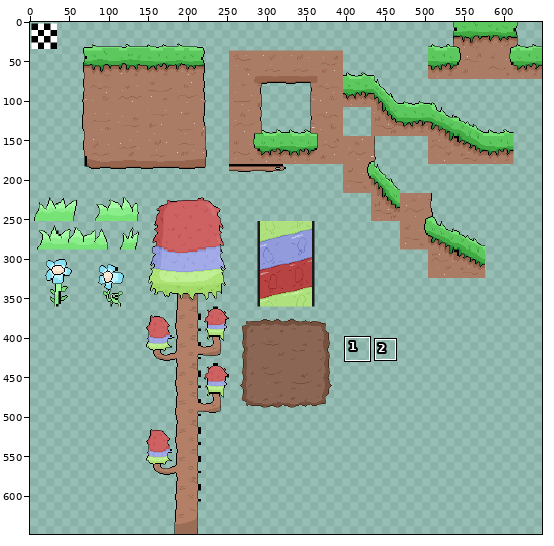
One commit to this sprite sheet: tilesets/ts_c3area1/output_tileset.png. Above: a wide view before the commit, with the close-up outlined.
Close-up. First the earlier version:
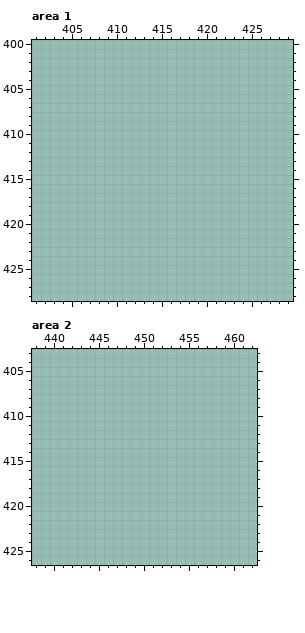
The file is 648x648 pixels. Colours within 5 levels of each other are drawn and written as one. Shown: area 1: x 401..429, y 400..428; area 2: x 438..462, y 403..426. The commit also changed other parts of the picture, which this record leaves out.
And afterwards:
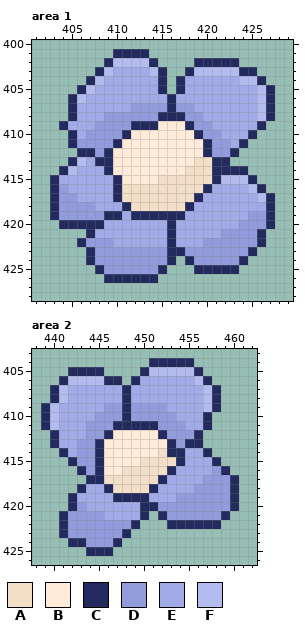
Palette (. is transparent): A #f3dec8  B #ffebd7  C #222a5e  D #929cdc  E #a2abe7  F #b4bcef
Diff:
--- area 1
@@ x 401..429 @@
 400 .............................
-401 .............................
-402 .............................
-403 .............................
-404 .............................
-405 .............................
-406 .............................
-407 .............................
-408 .............................
-409 .............................
-410 .............................
-411 .............................
-412 .............................
-413 .............................
-414 .............................
-415 .............................
-416 .............................
-417 .............................
-418 .............................
-419 .............................
-420 .............................
-421 .............................
-422 .............................
-423 .............................
-424 .............................
-425 .............................
-426 .............................
+401 .........CCCC................
+402 ........CFFFFC....CCCCC......
+403 .......CFEEEEFC..CFFFFFCC....
+404 ......CFEEEEEEC.CEEEEEEFFC...
+405 .....CFEEEEEEEC.CEEEEEEEEFC..
+406 ....CFEEEEEEEEECEEEEEEEEEFC..
+407 ....CEEEEEEDDDDCDDEEEEEEEFC..
+408 ....CEEEDDDDDDCCCDDEEEEEEFC..
+409 ...CEEEDDDDCCCBBBCDDEEEEEC...
+410 ....CEDDDDCBBBBBBBCDDEEEC....
+411 ....CDDDDCBBBBBBBBBCDDEC.....
+412 .....CCDCBBBBBBBBBBCDDC......
+413 ....CFECCBBBBBBBBBAACC.......
+414 ...CFEEECBBBBBBBBAAACCCC.....
+415 ..CEEEEEECBBBBAAAAAACFFFC....
+416 ..CDEEEEECAAAAAAAAACEEEEFC...
+417 ..CDDEEEECAAAAAAAACEEEEEEFC..
+418 ..CDDDDEEECAAAAAACEEEEEEEEC..
+419 ..CDDDDDCCECCCCCCEEEEEEEDDC..
+420 ...CCCCCEEEEEEECEEEEEEEDDDC..
+421 ......CEEEEEEEECEEEEEDDDDC...
+422 .....CDDDEEEEEECEEEDDDDDDC...
+423 ......CDDDDDDDDCCDDDDDDDC....
+424 ......CDDDDDDDDC.CDDDDDC.....
+425 .......CDDDDDDC...CCCCC......
+426 ........CCCCCC...............
 427 .............................
--- area 2
@@ x 438..462 @@
 403 .........................
-404 .........................
-405 .........................
-406 .........................
-407 .........................
-408 .........................
-409 .........................
-410 .........................
-411 .........................
-412 .........................
-413 .........................
-414 .........................
-415 .........................
-416 .........................
-417 .........................
-418 .........................
-419 .........................
-420 .........................
-421 .........................
-422 .........................
-423 .........................
-424 .........................
-425 .........................
+404 .............CCCCC.......
+405 ....CCCC....CFFFFFC......
+406 ...CFFFFCC.CEEEEEEFC.....
+407 ..CFEEEEEECEEEEEEEEFC....
+408 ..CFEEEEEECEEEEEEEEFC....
+409 .CFEEEEEDDCDDDDEEEEFC....
+410 .CFEEEEDDDCDDDDDEEEC.....
+411 .CFEEEDDDCCCCCDDDEEC.....
+412 ..CEEEDDCBBBBBCDDDC......
+413 ..CEEDDCBBBBBBBCDCC......
+414 ...CEDDCBBBBBBACCEEC.....
+415 ....CDDCBBBBAAAACEEEC....
+416 .....CDCBBAAAAACEEEEDC...
+417 ......CCAAAAAACEEEEDDDC..
+418 .....CEECAAAACEEEEDDDDC..
+419 ....CEEEECCCCEEEDDDDDDC..
+420 ....CDEEEEEECCDDDDDDDDC..
+421 ...CDDDDEEEEC.CDDDDDDC...
+422 ...CDDDDDDDC...CCCCCC....
+423 ...CDDDDDDC..............
+424 ....CCDDDC...............
+425 ......CCC................
 426 .........................
Where, in picture pixels (left, top, right, bottom), the same in both close-ups:
added: (50, 49, 275, 283)
added: (41, 358, 239, 556)
